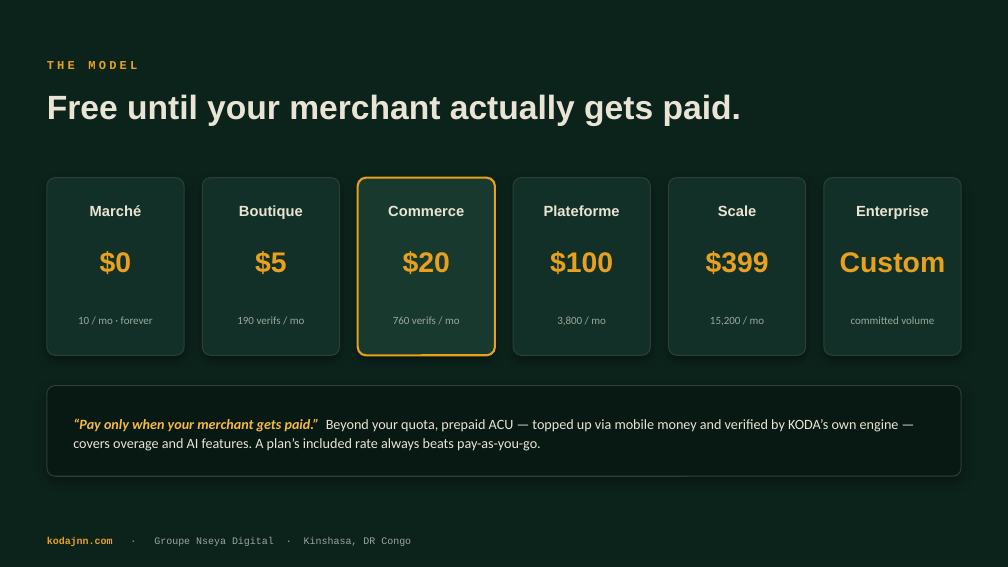
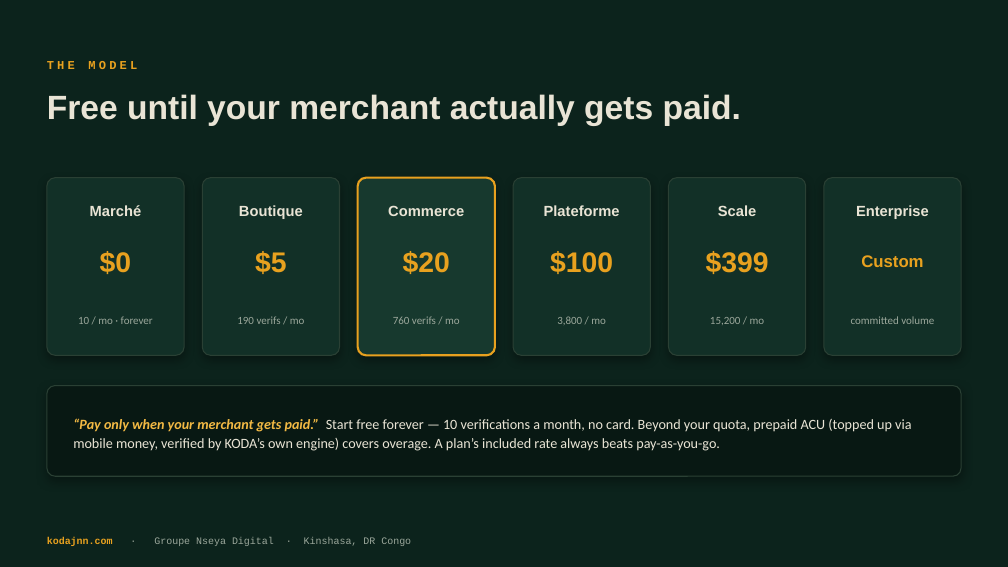
Before and after one commit to jnnseya-cpu/KODA, a slide deck: slide 11 of brand/KODA-sales-deck.pptx (slide 9 before the commit). Drawn at 1008x567 pixels with LibreOffice and Linux fonts; fonts in the diff are those of the drawing. Boxes give left, top, right and bottom in pixels: in the first picture for what was removed or moved away, otherwise in the second. Text is boxed around its words. In the diff, an @@ line names an element or a change of style, - is before the commit and + after.

```diff
--- a/brand/KODA-sales-deck.pptx
+++ b/brand/KODA-sales-deck.pptx
@@ text "Custom" at (861,255,923,267): size 27 to 16 pt @@
@@ text at (73,418,911,451): text changed @@
-“Pay only when your merchant gets paid.” Beyond your quota, prepaid ACU — topped up via mobile money and verified by KODA’s own engine — covers overage and AI features. A plan’s included rate always beats pay-as-you-go.
+“Pay only when your merchant gets paid.” Start free forever — 10 verifications a month, no card. Beyond your quota, prepaid ACU (topped up via mobile money, verified by KODA’s own engine) covers overage. A plan’s included rate always beats pay-as-you-go.
```
Also in this commit, not shown: 9 other slides changed, 3 slides added, 2 slides removed, 5 other files.
